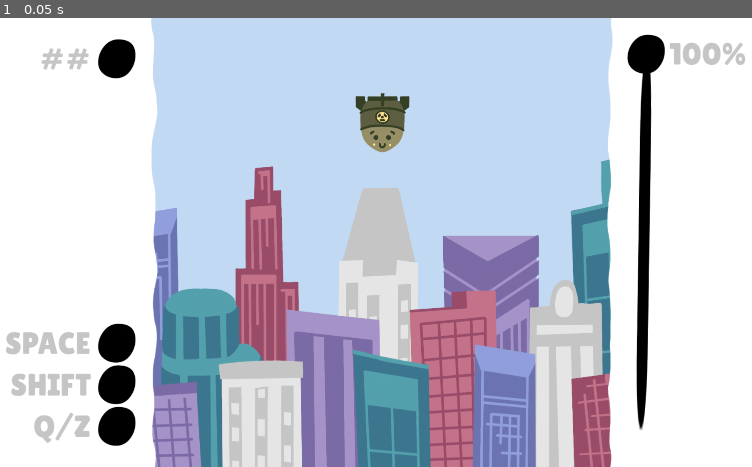
Above: before the commit, frame 1.
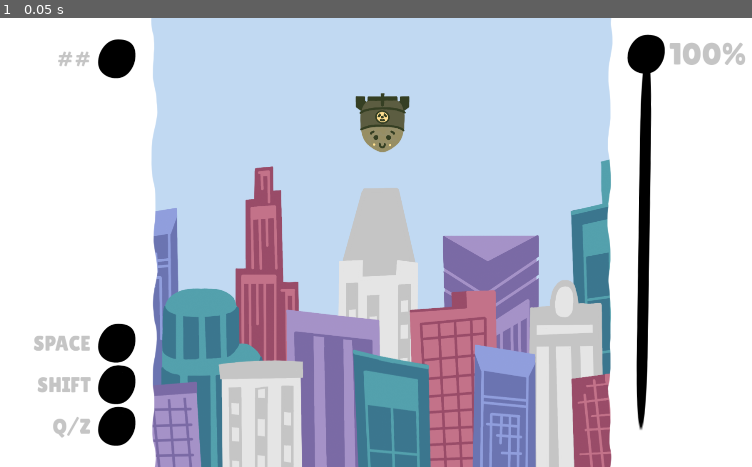
Above: after the commit, the same moment.

Repository: Hangover-Sunshine/DEFCON-JUNIOR
Game: Godot game, scene res://scenes/test/demo_art.tscn
Two runs of this game, one before a commit and one after it. Both use one fixed random seed, a clock stepped at 60 frames per second and the inputs below. This scene is started directly instead of the project's main scene.
Inputs:
- Up to frame 1 (0.05 s): no input

The runs differ from the first frame. In frame 1, 1.0% of the frame differs, in the area x 0-13%, y 6-95%.

Commit message:
indicator

Diff:
--- a/prefabs/systems/indicator.tscn
+++ b/prefabs/systems/indicator.tscn
@@ -27,10 +27,10 @@
 tracks/1/interp = 1
 tracks/1/loop_wrap = true
 tracks/1/keys = {
-"times": PackedFloat32Array(0, 0.4),
-"transitions": PackedFloat32Array(1, 1),
+"times": PackedFloat32Array(0, 0.4, 0.8),
+"transitions": PackedFloat32Array(1, 1, 1),
 "update": 0,
-"values": [Vector2(0.6, 0.6), Vector2(0.4, 0.4)]
+"values": [Vector2(1, 1), Vector2(0.8, 0.8), Vector2(1, 1)]
 }
 
 [sub_resource type="Animation" id="Animation_a6wcq"]
@@ -45,7 +45,7 @@
 "times": PackedFloat32Array(0, 1),
 "transitions": PackedFloat32Array(1, 1),
 "update": 0,
-"values": [Vector2(0.6, 0.6), Vector2(0, 0)]
+"values": [Vector2(1, 1), Vector2(0, 0)]
 }
 tracks/1/type = "value"
 tracks/1/imported = false
@@ -72,7 +72,7 @@
 "times": PackedFloat32Array(0, 1),
 "transitions": PackedFloat32Array(1, 1),
 "update": 0,
-"values": [Vector2(0, 0), Vector2(0.6, 0.6)]
+"values": [Vector2(0, 0), Vector2(1, 1)]
 }
 tracks/1/type = "value"
 tracks/1/imported = false
@@ -99,8 +99,6 @@
 script = ExtResource("1_tlg06")
 
 [node name="Graphics" type="Node2D" parent="."]
-modulate = Color(1, 1, 1, 0)
-scale = Vector2(1e-05, 1e-05)
 
 [node name="Triangle" type="Sprite2D" parent="Graphics"]
 modulate = Color(1, 0.878431, 0.568627, 1)
--- a/scenes/test/demo_art.tscn
+++ b/scenes/test/demo_art.tscn
@@ -61,7 +61,7 @@
 layout_mode = 2
 theme_override_colors/font_color = Color(0.772549, 0.772549, 0.772549, 1)
 theme_override_fonts/font = ExtResource("7_tv0q6")
-theme_override_font_sizes/font_size = 75
+theme_override_font_sizes/font_size = 50
 text = "##"
 
 [node name="TextureRect" type="TextureRect" parent="GIU/GIU_MC/GIU_HBox/Left_MC/Left_VBox/Health_HBox"]
@@ -84,7 +84,7 @@
 layout_mode = 2
 theme_override_colors/font_color = Color(0.772549, 0.772549, 0.772549, 1)
 theme_override_fonts/font = ExtResource("7_tv0q6")
-theme_override_font_sizes/font_size = 75
+theme_override_font_sizes/font_size = 50
 text = "SPACE"
 
 [node name="TextureRect" type="TextureRect" parent="GIU/GIU_MC/GIU_HBox/Left_MC/Left_VBox/Abilities_VBox/Spitfire_HBox"]
@@ -102,7 +102,7 @@
 layout_mode = 2
 theme_override_colors/font_color = Color(0.772549, 0.772549, 0.772549, 1)
 theme_override_fonts/font = ExtResource("7_tv0q6")
-theme_override_font_sizes/font_size = 75
+theme_override_font_sizes/font_size = 50
 text = "SHIFT"
 
 [node name="TextureRect" type="TextureRect" parent="GIU/GIU_MC/GIU_HBox/Left_MC/Left_VBox/Abilities_VBox/Shield_HBox"]
@@ -120,7 +120,7 @@
 layout_mode = 2
 theme_override_colors/font_color = Color(0.772549, 0.772549, 0.772549, 1)
 theme_override_fonts/font = ExtResource("7_tv0q6")
-theme_override_font_sizes/font_size = 75
+theme_override_font_sizes/font_size = 50
 text = "Q/Z"
 
 [node name="TextureRect" type="TextureRect" parent="GIU/GIU_MC/GIU_HBox/Left_MC/Left_VBox/Abilities_VBox/Boost_HBox"]
